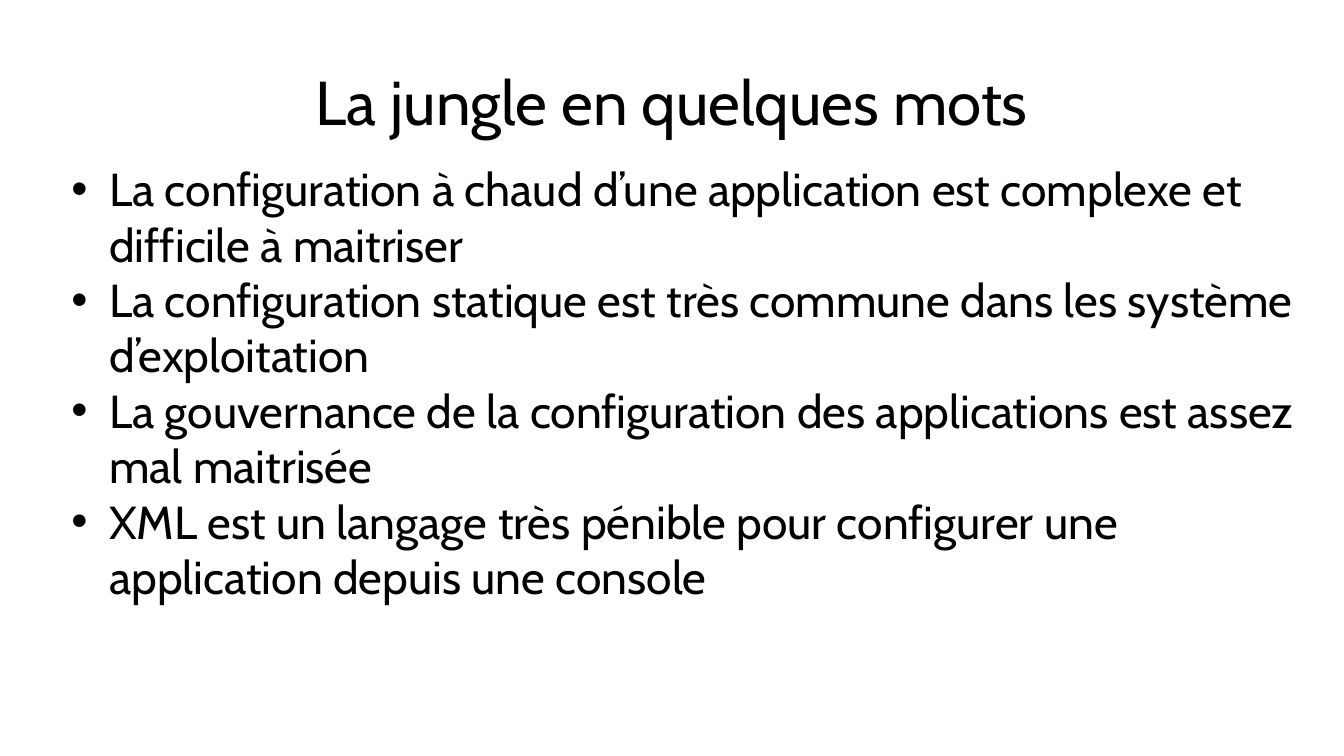
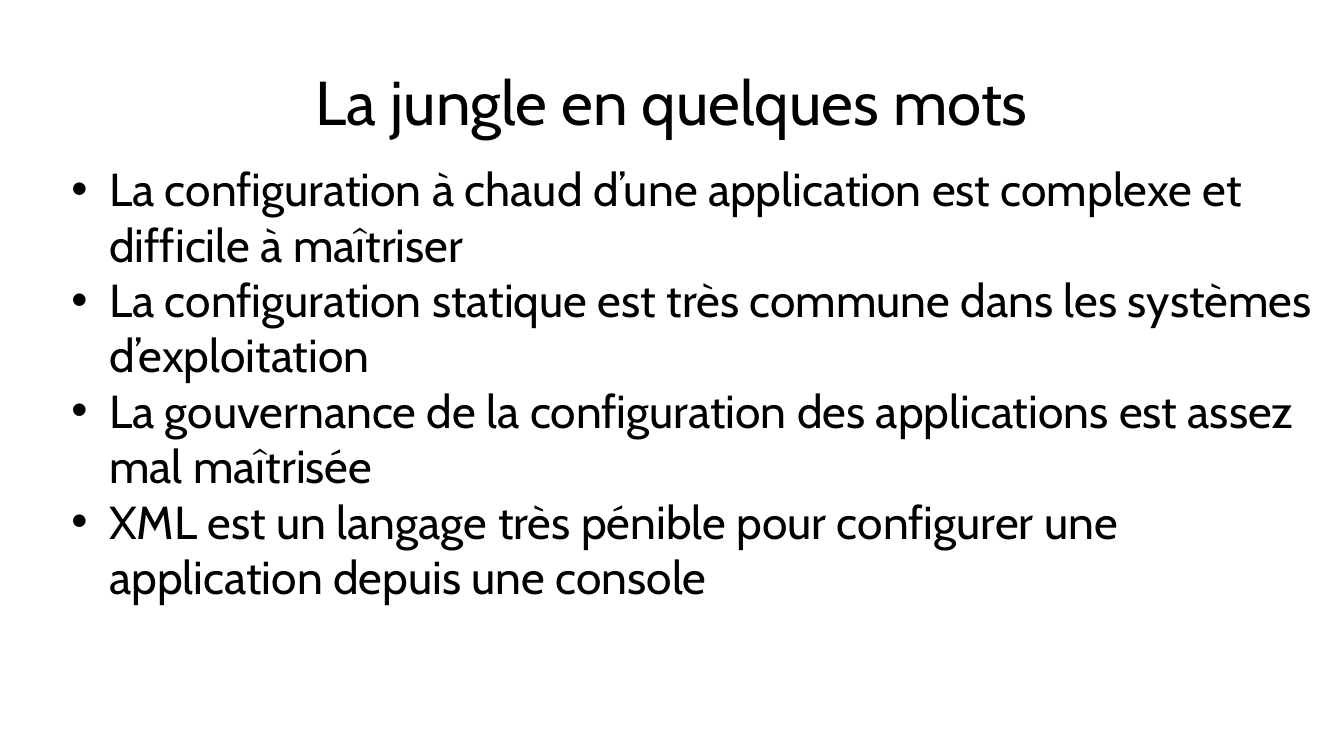
Before and after one commit to dbaeli/conf4j, a slide deck: slide 3 of conf4j-slides/Devops_Configuration_Jungle_Devoxx_FR_2012.pptx. Drawn at 1344x756 pixels with LibreOffice and Linux fonts; fonts in the diff are those of the drawing; background and template pictures are left out. Boxes give left, top, right and bottom in pixels: in the first picture for what was removed or moved away, otherwise in the second. Text is boxed around its words. In the diff, an @@ line names an element or a change of style, - is before the commit and + after.

```diff
--- a/conf4j-slides/Devops_Configuration_Jungle_Devoxx_FR_2012.pptx
+++ b/conf4j-slides/Devops_Configuration_Jungle_Devoxx_FR_2012.pptx
@@ subtitle at [109, 171, 1312, 484]: text changed @@
-• La configuration à chaud d’une application est complexe et difficile à maitriser
-• La configuration statique est très commune dans les système d’exploitation
-• La gouvernance de la configuration des applications est assez mal maitrisée
+• La configuration à chaud d’une application est complexe et difficile à maîtriser
+• La configuration statique est très commune dans les systèmes d’exploitation
+• La gouvernance de la configuration des applications est assez mal maîtrisée
```
Also in this commit, not shown: 8 other slides changed, 1 other file.
